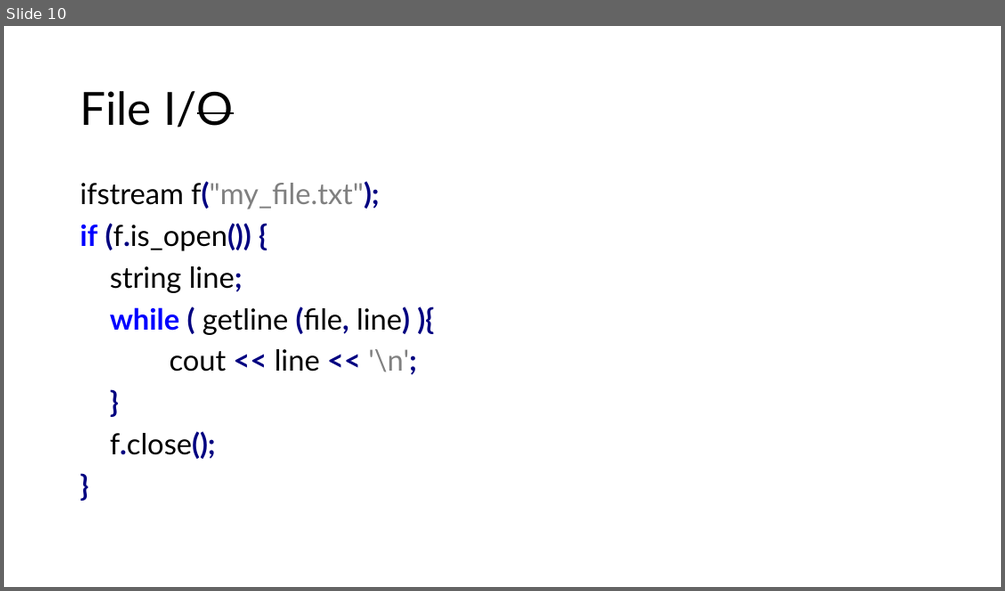
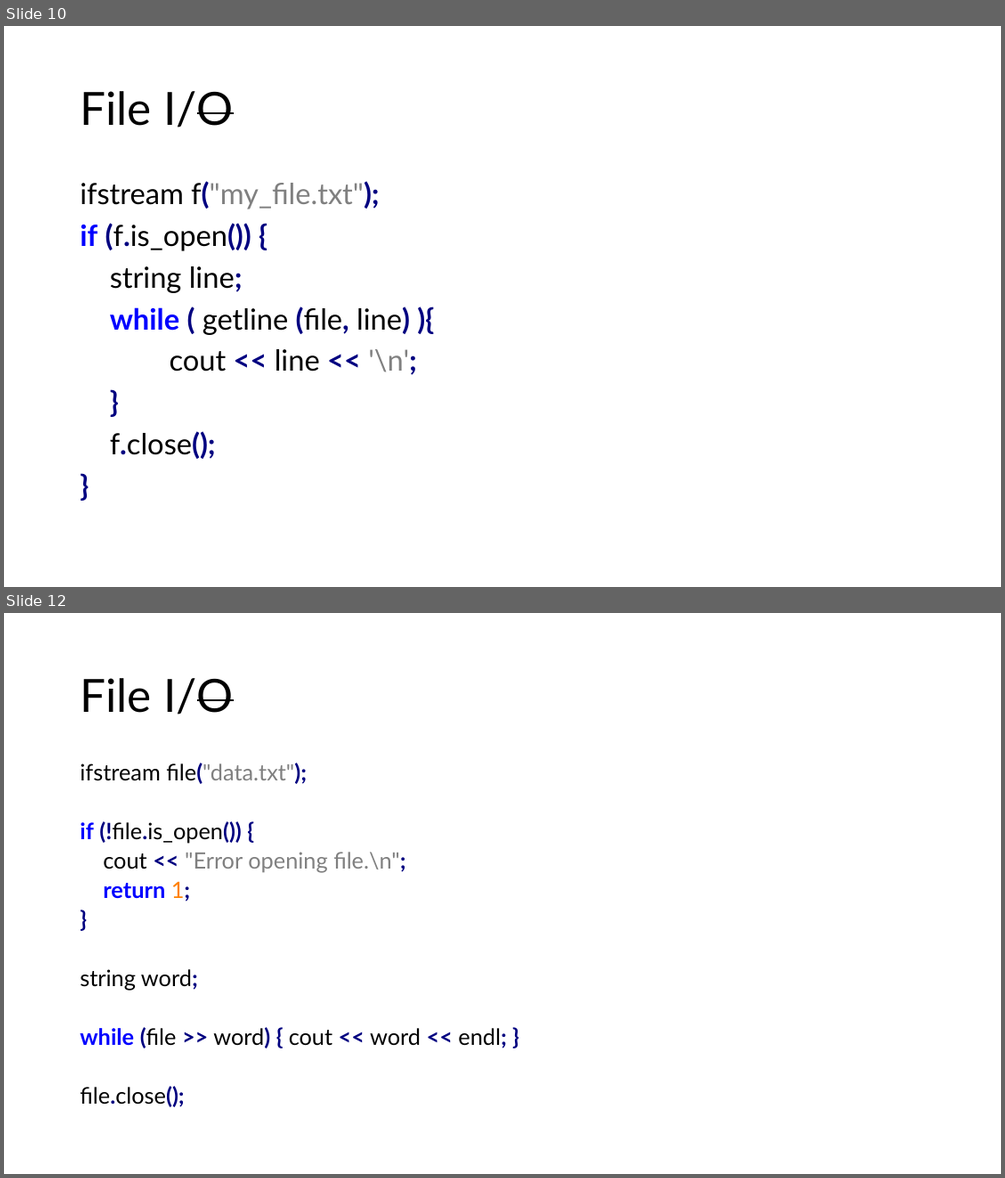
Before and after one commit to HU-TI-DEV/TI-S2, a slide deck: slides/S2_FileIO.pptx. Shown one above the other, each under a label of ours: slide 10 before the commit, slides 10 and 12 after it; the slides between them are not shown. The pictures are 1005x591 and 1005x1178 pixels, drawn with LibreOffice and Linux fonts; fonts in the diff are those of the drawing. Boxes give left, top, right and bottom in pixels: in the first picture for what was removed or moved away, otherwise in the second. Text is boxed around its words. In the diff, an @@ line names an element or a change of style, - is before the commit and + after.

```diff
--- a/slides/S2_FileIO.pptx
+++ b/slides/S2_FileIO.pptx
@@ slide 12 added at (x1=4, y1=613, x2=1001, y2=1174), background #FFFFFF @@
@@ title added at (x1=80, y1=678, x2=234, y2=714), 44 pt, text #000000 @@
+File I/O
@@ text added at (x1=80, y1=763, x2=507, y2=1107), 21.7 pt, text #000000 @@
+ifstream file("data.txt");
+if (!file.is_open()) {
+cout << "Error opening file.\n";
+return 1;
+}
+string word;
+while (file >> word) { cout << word << endl; }
+file.close();
```
Also in this commit, not shown: 1 slide changed, 2 other slides added.
